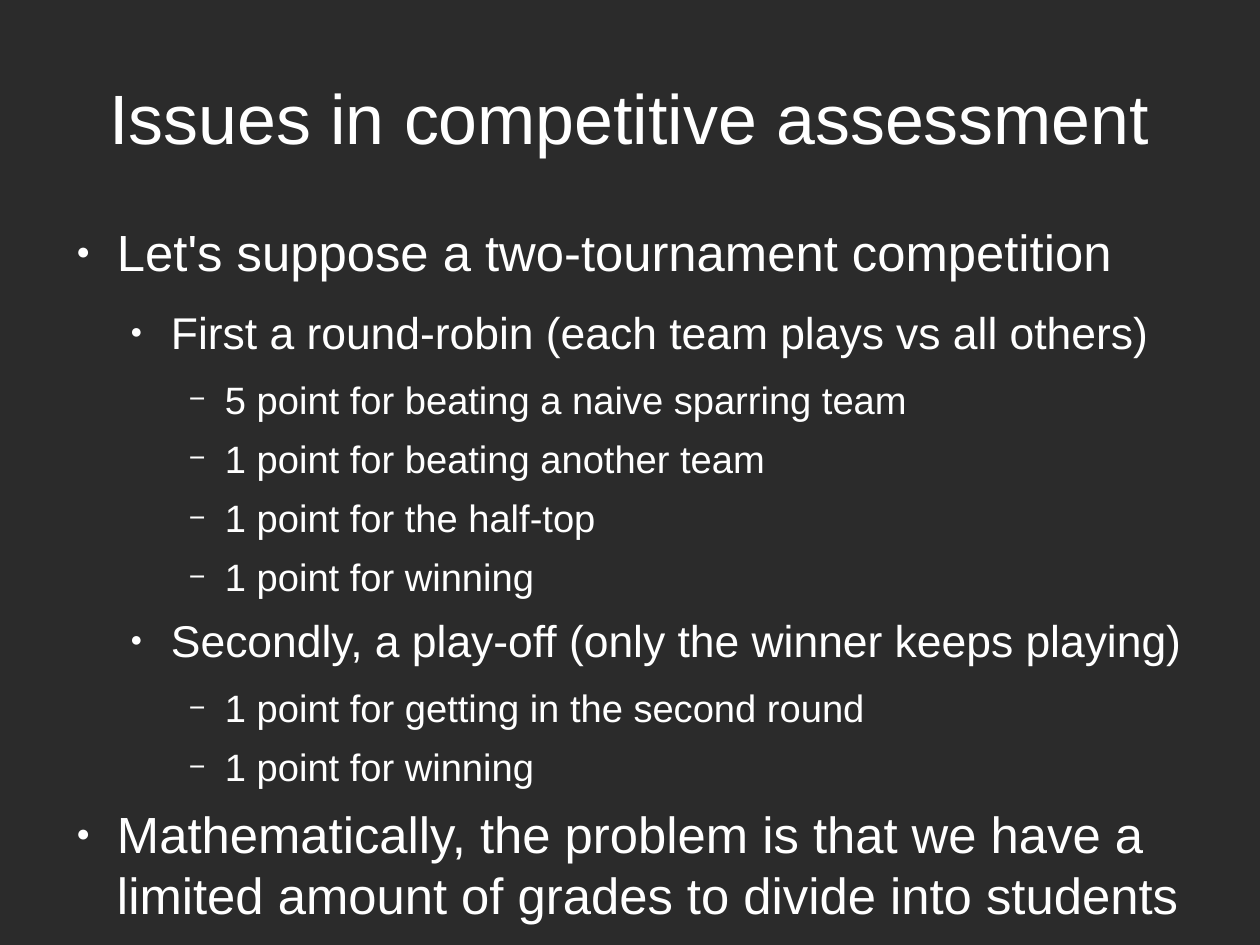
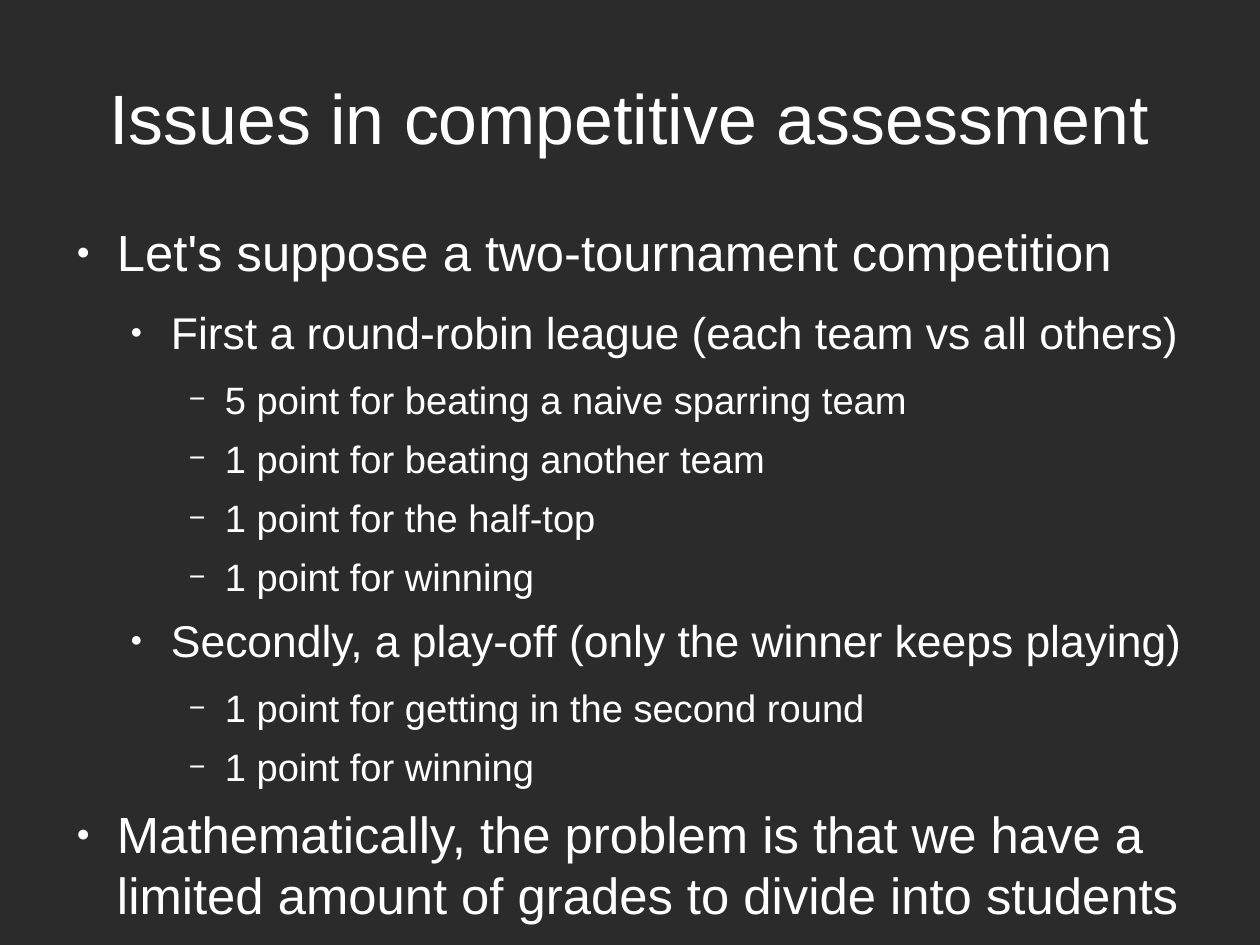
Before and after one commit to rompehielos013013013/gsiege, a slide deck: slide 7 of presentacion/Brunel2014/assessingCompetitions.odp. Drawn at 1260x945 pixels with LibreOffice and Linux fonts; fonts in the diff are those of the drawing; background and template pictures are left out; a plain dark background stands for a picture behind light text. Boxes give left, top, right and bottom in pixels: in the first picture for what was removed or moved away, otherwise in the second. Text is boxed around its words. In the diff, an @@ line names an element or a change of style, - is before the commit and + after.

```diff
--- a/presentacion/Brunel2014/assessingCompetitions.odp
+++ b/presentacion/Brunel2014/assessingCompetitions.odp
@@ text at (x1=171, y1=316, x2=1177, y2=358): text changed @@
-  ● First a round-robin (each team plays vs all others)
+  ● First a round-robin league (each team vs all others)
```
Also in this commit, not shown: 7 other slides changed, 1 slide added, 3 slides removed.
